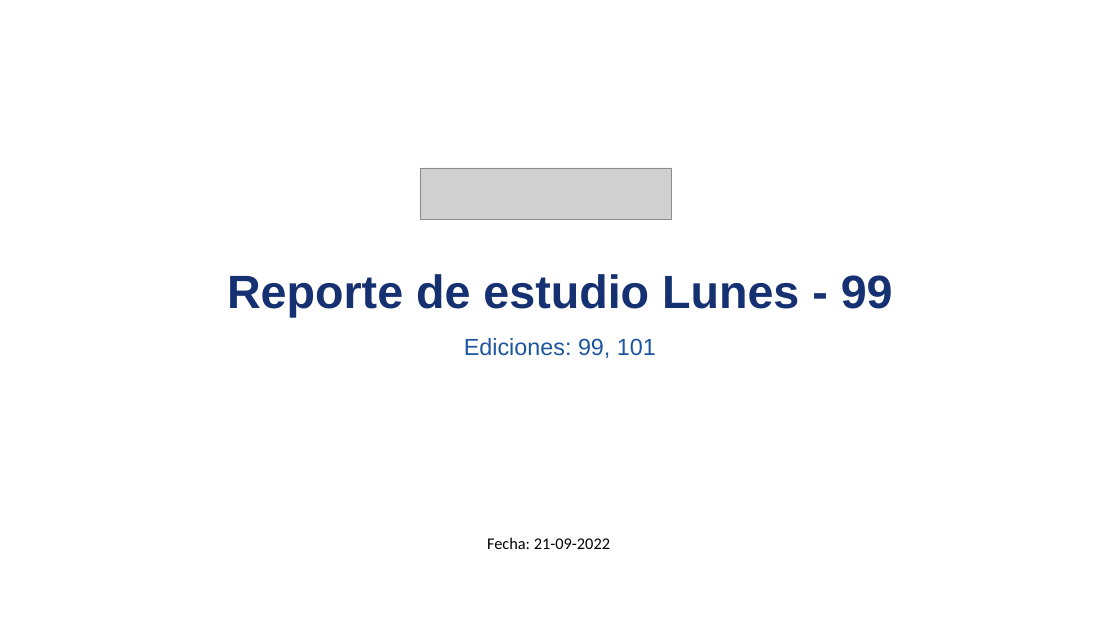
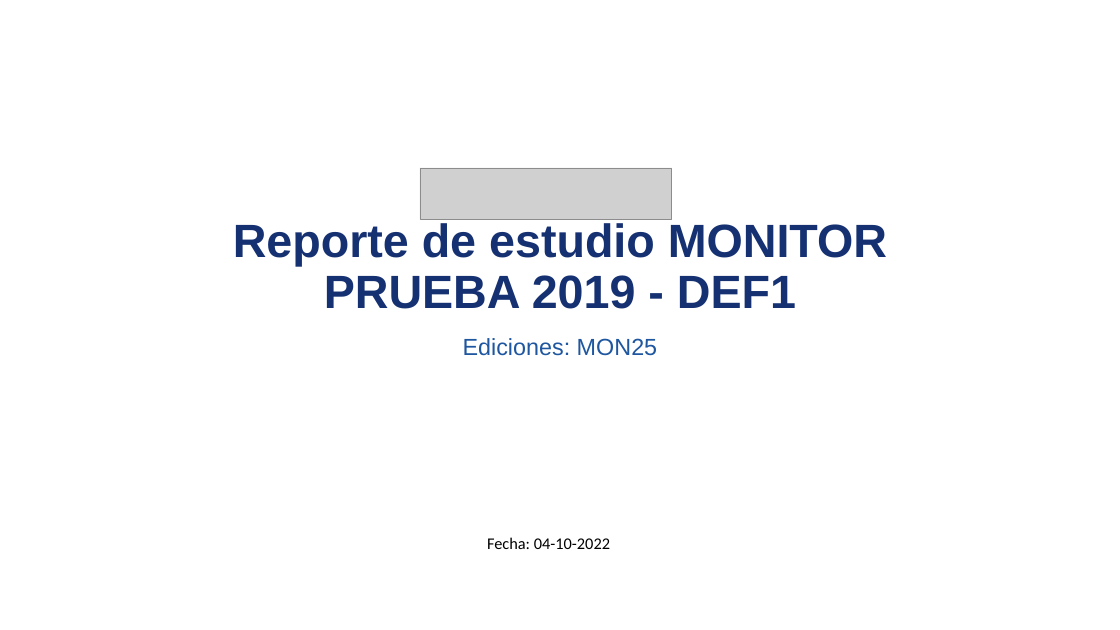
Before and after one commit to david-monroy/sistema-aid, a slide deck: slide 1 of sistemaaid/backend/ia/presentaciones/pruebapresentaciones.pptx. Drawn at 1120x630 pixels with LibreOffice and Linux fonts; fonts in the diff are those of the drawing; grey boxes stand for pictures. Boxes give left, top, right and bottom in pixels: in the first picture for what was removed or moved away, otherwise in the second. Text is boxed around its words. In the diff, an @@ line names an element or a change of style, - is before the commit and + after.

```diff
--- a/sistemaaid/backend/ia/presentaciones/pruebapresentaciones.pptx
+++ b/sistemaaid/backend/ia/presentaciones/pruebapresentaciones.pptx
@@ title at [233, 223, 887, 309]: text changed @@
-Reporte de estudio Lunes - 99
+Reporte de estudio MONITOR PRUEBA 2019 - DEF1
@@ subtitle at [463, 338, 657, 356]: text changed @@
-Ediciones: 99, 101
+Ediciones: MON25
@@ text at [487, 537, 610, 549]: text changed @@
-Fecha: 21-09-2022
+Fecha: 04-10-2022
```
Also in this commit, not shown: 1 slide added, 1 slide removed, 30 other files.
